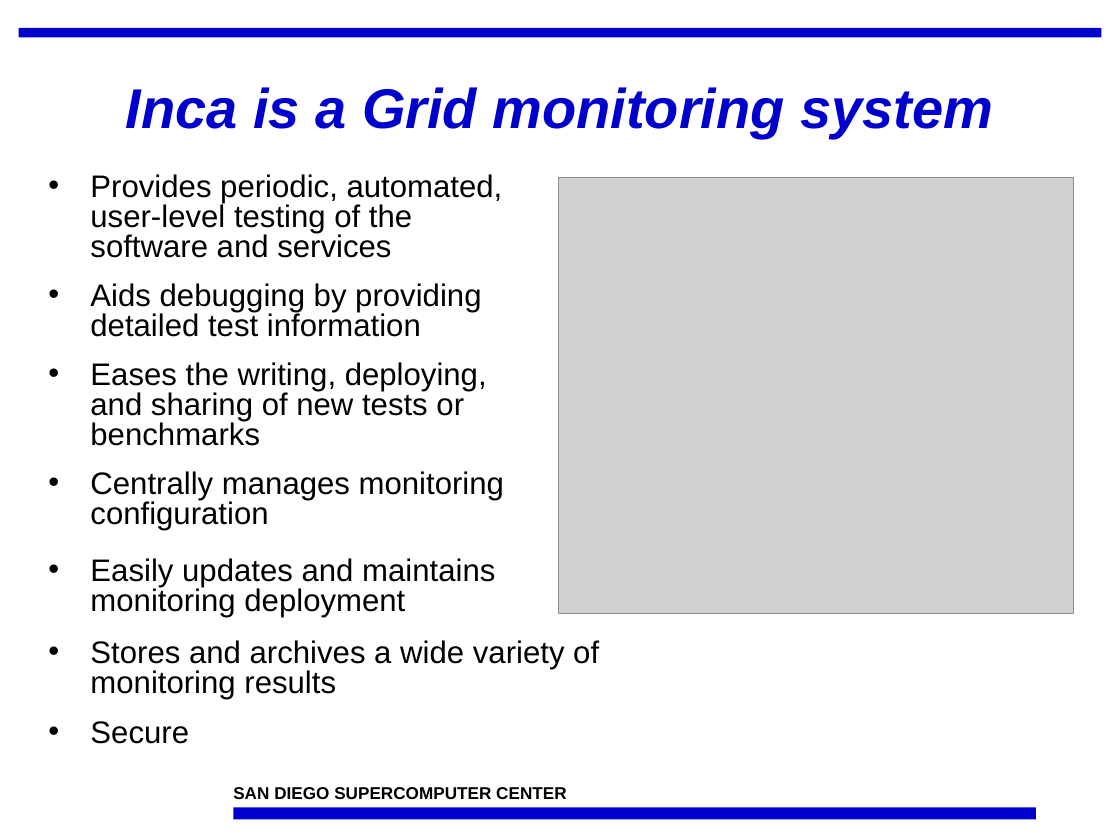
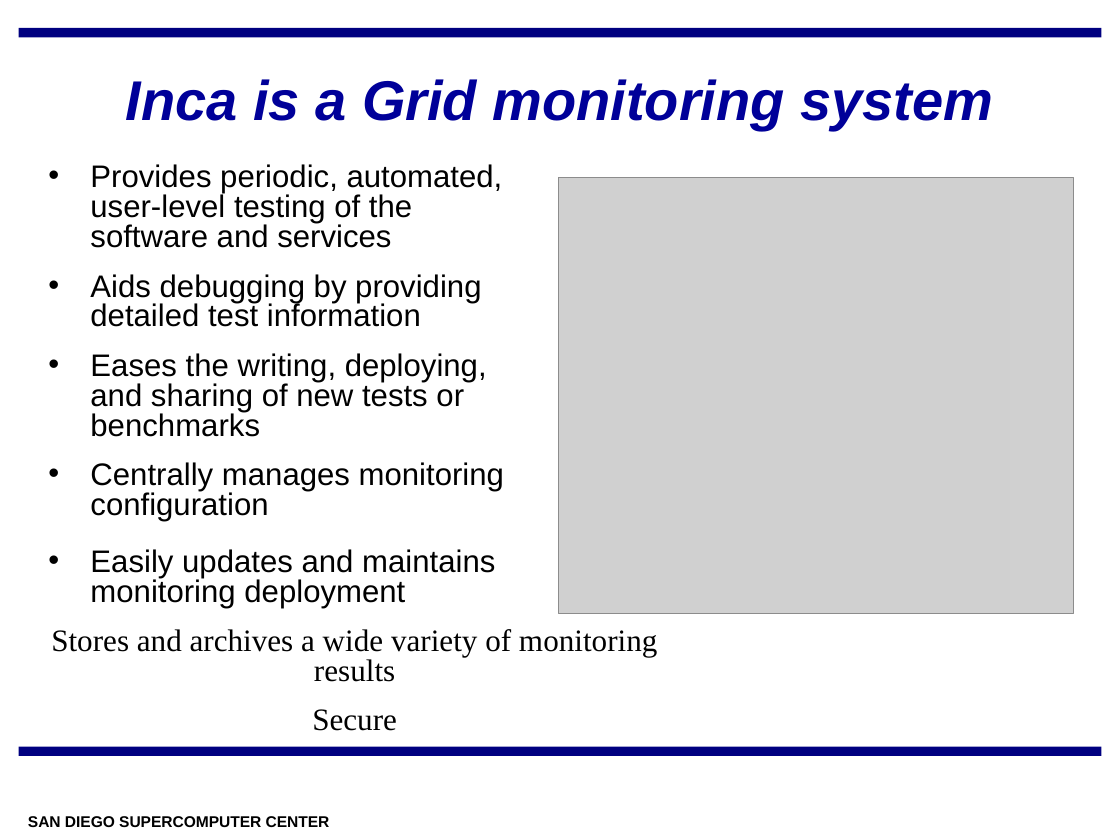
Before and after one commit to IncaProject/inca-xsede, a slide deck: slide 2 of talks/inca-nsf_02-08.ppt. Drawn at 1120x840 pixels with LibreOffice and Linux fonts; fonts in the diff are those of the drawing; grey boxes stand for pictures; background and template pictures are left out. Boxes give left, top, right and bottom in pixels: in the first picture for what was removed or moved away, otherwise in the second. Text is boxed around its words. In the diff, an @@ line names an element or a change of style, - is before the commit and + after.

```diff
--- a/talks/inca-nsf_02-08.ppt
+++ b/talks/inca-nsf_02-08.ppt
@@ rectangle at (19,28,1102,37): fill #0000CC to #000080 @@
@@ title "Inca is a Grid monitoring ..." at (126,79,993,130): text colour #0000CC to #000099; line spacing 0.9 to 0.95 @@
@@ 2 texts, 1 title: place and size @@
-2 texts, 1 title at (90,87,993,744)
+2 texts, 1 title at (51,79,993,731)
@@ text "Stores and archives a wide ..." at (51,629,657,731): font Arial to Times New Roman; alignment left to centre; bullet • to none @@
@@ rectangle added at (19,747,1102,756), fill #000080 @@
@@ rectangle removed at (233,808,1036,820) @@
@@ text "SAN DIEGO SUPERCOMPUTER CENTER": place and size @@
-text "SAN DIEGO SUPERCOMPUTER CENTER" at (233,787,566,799)
+text "SAN DIEGO SUPERCOMPUTER CENTER" at (28,816,330,827)
@@ text "SAN DIEGO SUPERCOMPUTER CENTER" at (28,816,330,827): size 11 to 10 pt @@
```
Also in this commit, not shown: 5 other slides changed.
